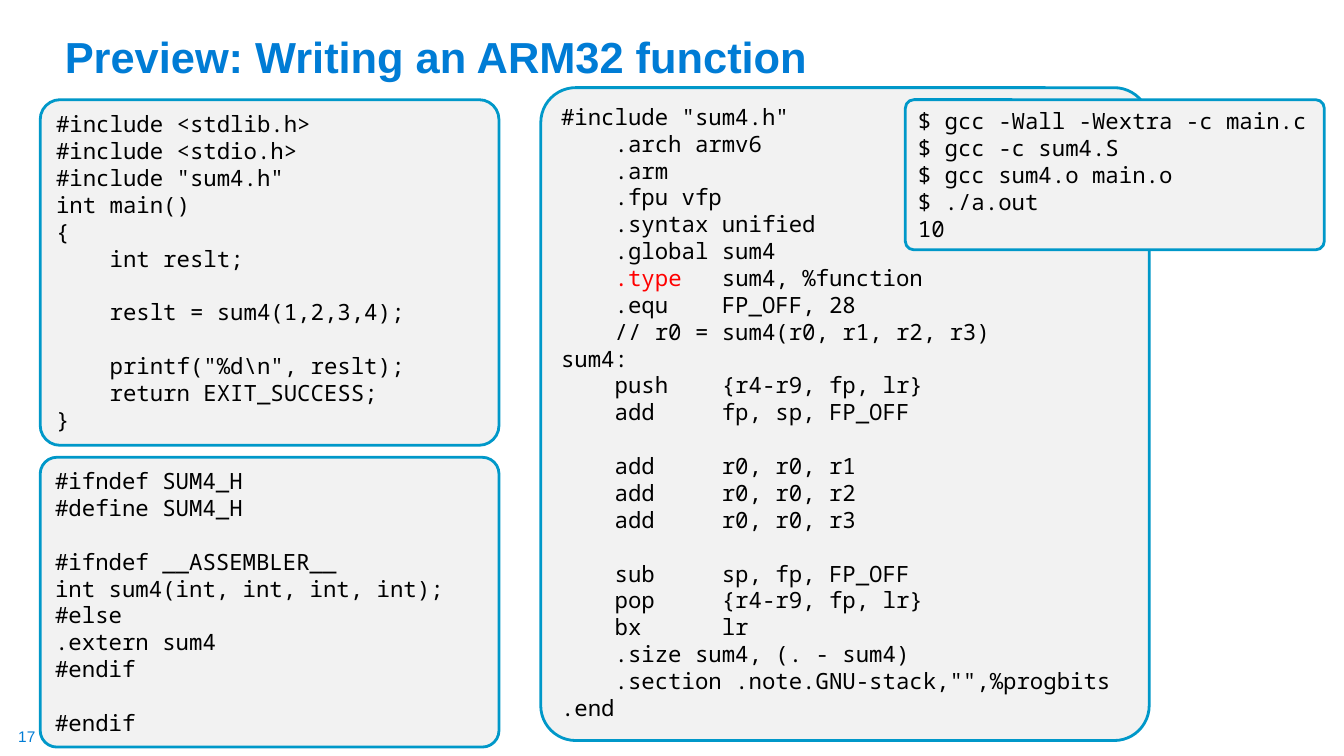
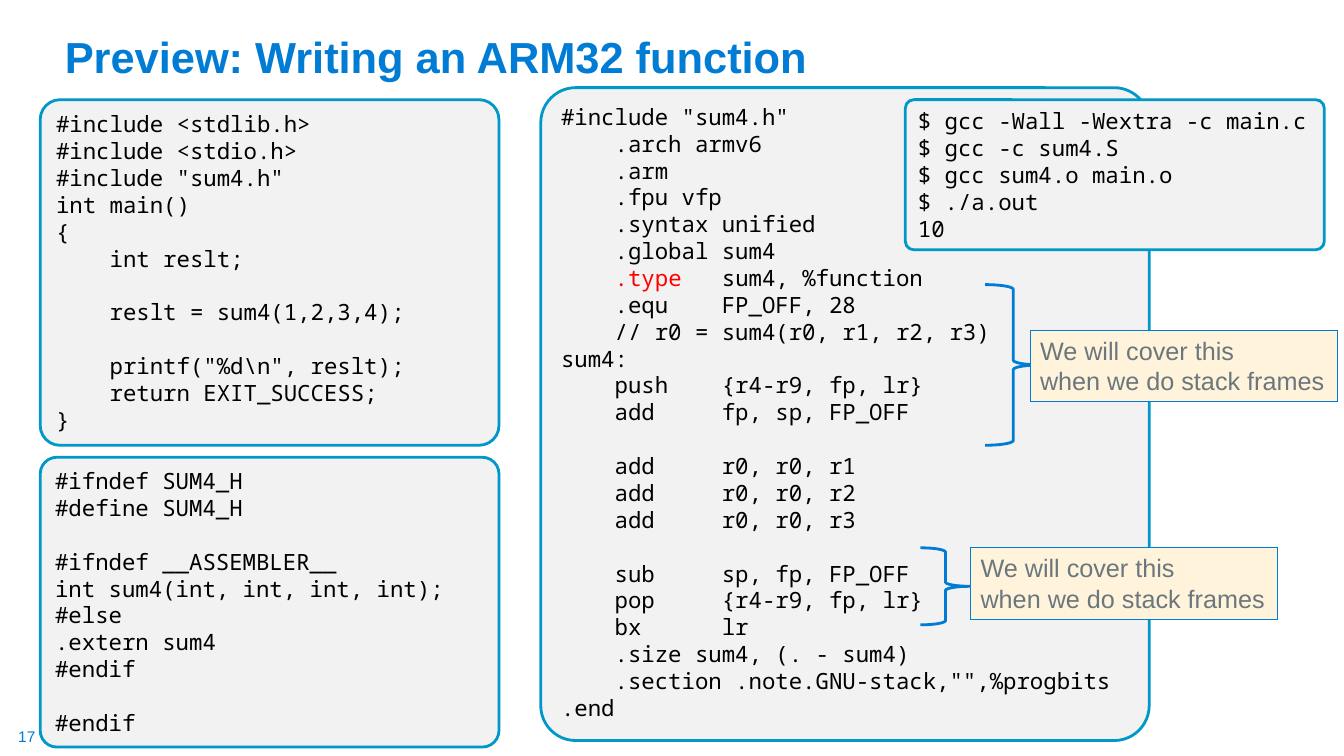
Before and after one commit to cse30-sp24/Muller-Slides, a slide deck: slide 17 of 06-Arm-Part3.pptx. Drawn at 1344x756 pixels with LibreOffice and Linux fonts; fonts in the diff are those of the drawing. Boxes give left, top, right and bottom in pixels: in the first picture for what was removed or moved away, otherwise in the second. Text is boxed around its words. In the diff, an @@ line names an element or a change of style, - is before the commit and + after.

```diff
--- a/06-Arm-Part3.pptx
+++ b/06-Arm-Part3.pptx
@@ right brace added at (985,284,1042,445), outline #007CD5 2 pt @@
@@ rectangle added at (1030,330,1338,401), fill #FFF4DB, outline #007CD5 0.75 pt, 18 pt, text #6B767D @@
+We will cover this
+when we do stack frames
@@ right brace added at (921,547,971,624), outline #007CD5 2 pt @@
@@ rectangle added at (971,547,1278,619), fill #FFF4DB, outline #007CD5 0.75 pt, 18 pt, text #6B767D @@
+We will cover this
+when we do stack frames
```
Also in this commit, not shown: 1 other slide changed, 1 slide added, 2 other files.
